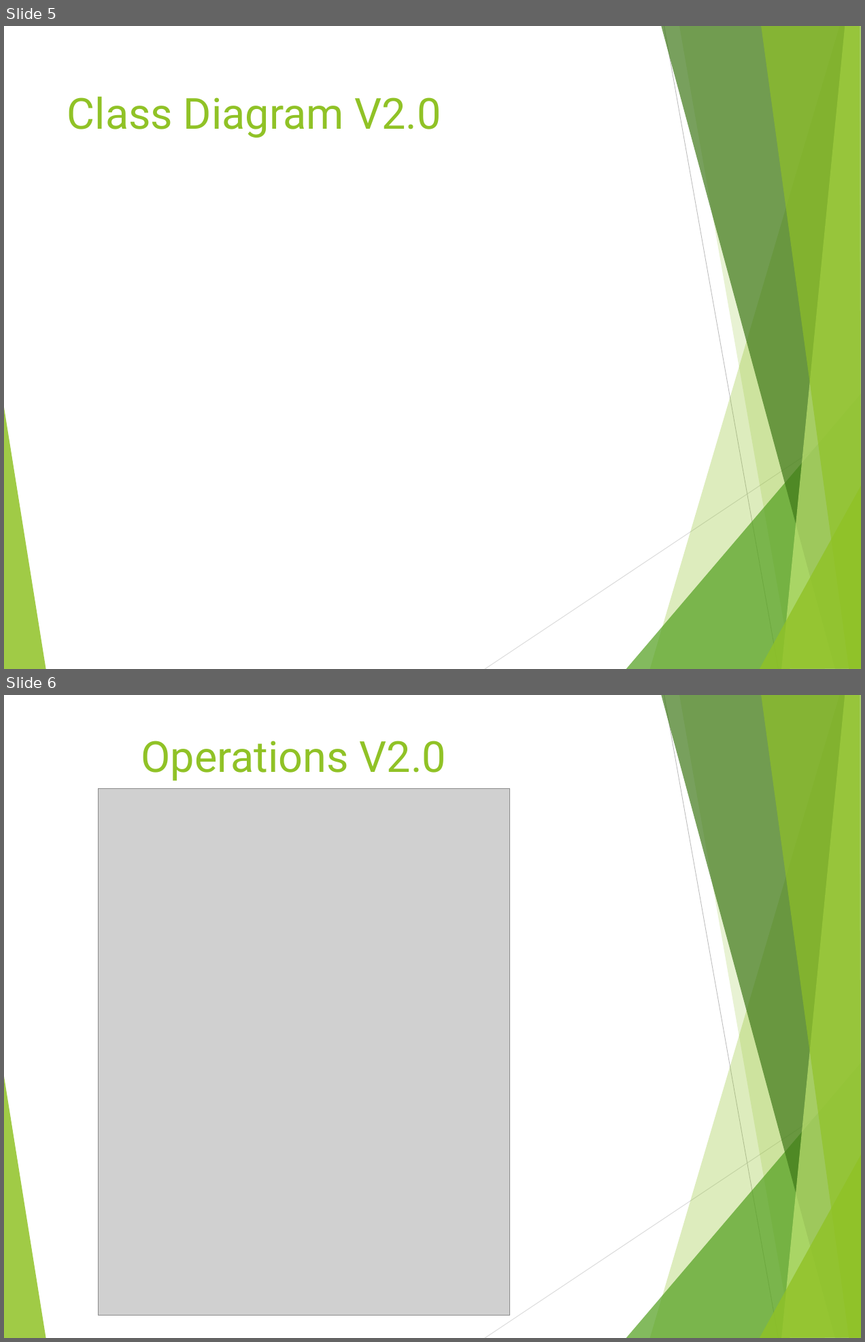
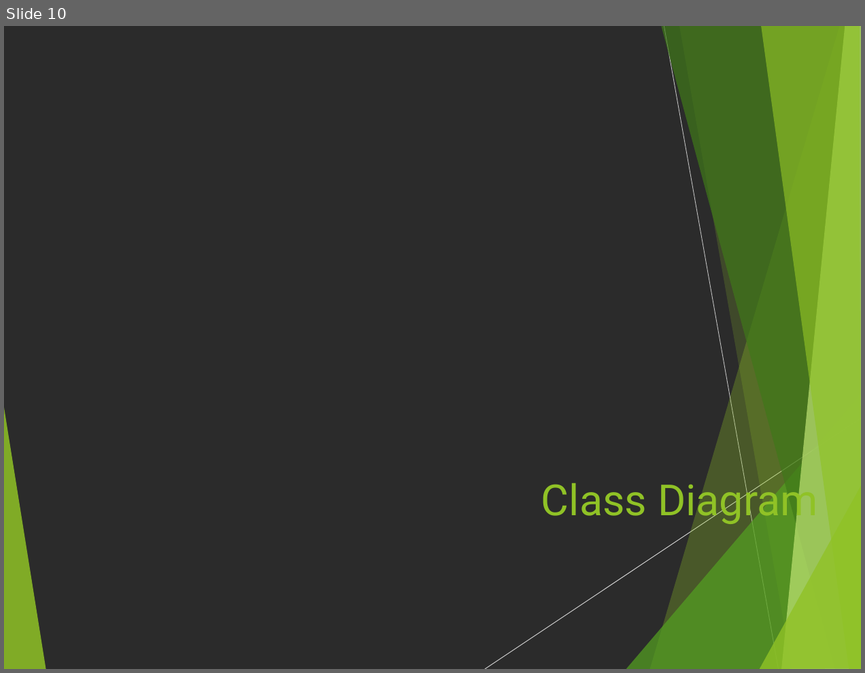
Before and after one commit to Haizhepi/BearRides, a slide deck: Documentation/Iteration3.pptx. Shown one above the other, each under a label of ours: slides 5 and 6 before the commit, slide 10 after it. The pictures are 865x1342 and 865x673 pixels, drawn with LibreOffice and Linux fonts; fonts in the diff are those of the drawing; grey boxes stand for pictures; background and template pictures are left out; a plain dark background stands for a picture behind light text. Boxes give left, top, right and bottom in pixels: in the first picture for what was removed or moved away, otherwise in the second. Text is boxed around its words. In the diff, an @@ line names an element or a change of style, - is before the commit and + after.

```diff
--- a/Documentation/Iteration3.pptx
+++ b/Documentation/Iteration3.pptx
@@ slide 6 removed at [4, 695, 861, 1338], background #FFFFFF; not listed: 10 template elements that a slide beside it also shows @@
@@ title removed at [141, 741, 446, 781] @@
-Operations V2.0
@@ picture removed at [98, 788, 509, 1315] @@
@@ what was slide 5 is now slide 10 @@
@@ slide 10 changed as well @@
@@ background #FFFFFF to picture (left out) @@
@@ title at [541, 476, 818, 526]: text changed @@
-Class Diagram V2.0
+Class Diagram
```
Also in this commit, not shown: 8 other slides changed, 8 slides added, 4 other slides removed, 17 other files.
